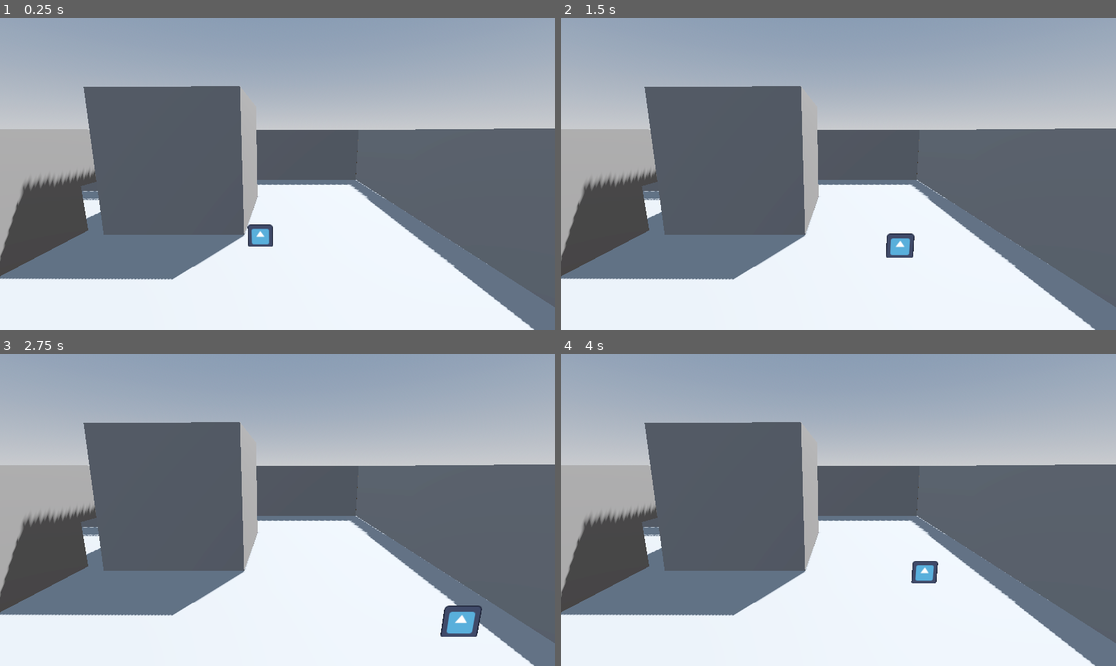
Above: before the commit, frames 1-4 (two rows, left to right).
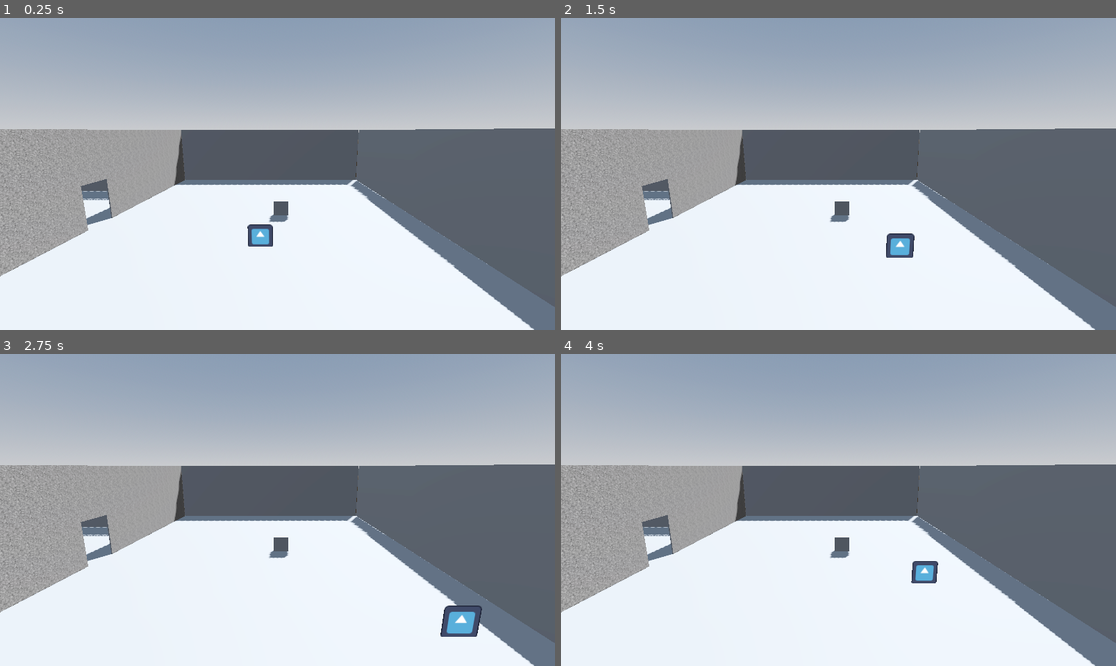
Above: after the commit, the same moments.

Repository: tetenc555/Game-GGJ26
Game: Godot game, scene res://Scenes/Mapa/node_3d.tscn
Two runs of this game, one before a commit and one after it. Both use one fixed random seed, a clock stepped at 60 frames per second and the inputs below. The engine's default icon, where the game draws it, is replaced by a stand-in: a white triangle on a blue panel in a dark square.
Inputs:
- Up to frame 1 (0.25 s): no input
- Up to frame 2 (1.5 s): tap Enter at 0.5 s; hold Right (ui_right) 0.53-1.28 s; hold Down (ui_down) from 1.28 s (still down)
- Up to frame 3 (2.75 s): release Down (ui_down) at 2.03 s; hold Right (ui_right) from 2.03 s (still down)
- Up to frame 4 (4 s): release Right (ui_right) at 2.78 s; hold Up (ui_up) 2.78-3.53 s; hold Left (ui_left) from 3.53 s (still down)

The runs differ from the first frame. In frame 1, 20% of the frame differs, in the area x 0-100%, y 21-93%; in frame 2, 20%; in frame 3, 20%; in frame 4, 20%.

Commit message:
conexao dialogo tipo

Diff:
--- a/Scenes/DialogBox/DialogBox.tscn
+++ b/Scenes/DialogBox/DialogBox.tscn
@@ -26,6 +26,5 @@
 vertical_alignment = 1
 
 [node name="LetterDisplayTimer" type="Timer" parent="." unique_id=742078548]
-one_shot = true
 
 [connection signal="timeout" from="LetterDisplayTimer" to="." method="_on_letter_display_timer_timeout"]
--- /dev/null
+++ b/Scenes/DialogBox/InteractionManager/InteractionManager.tscn
@@ -0,0 +1,6 @@
+[gd_scene format=3 uid="uid://b22ydtep7r0jo"]
+
+[ext_resource type="Script" uid="uid://7gkpd48ei4ep" path="res://Scenes/DialogBox/InteractionManager/interactions_manager.gd" id="1_5lnhj"]
+
+[node name="InteractionManager" type="Node" unique_id=288299988]
+script = ExtResource("1_5lnhj")
--- a/Scenes/Mapa/interactions_manager.gd
+++ b/Scenes/DialogBox/InteractionManager/interactions_manager.gd
@@ -1,16 +1,14 @@
 extends Node
 
 
-var dialogs = {
-	"abajur" = [
-		"sexo",
-		"sexo2"
-	],
+var dialogs: Dictionary  = {
+	"abajur" : PackedStringArray(["sexoooooooooooooo oooooooo", "sexo2","sexo3"]),
 }
 
 func start_dialog_from_object(object_name: String, world_position: Vector2):
+	if DialogManager.is_dialog_active:
+		return
 	if not dialogs.has(object_name):
-		print("Dialogo nao encontrado para:", object_name)
 		return
 	var lines = dialogs[object_name]
 	DialogManager.start_dialog(world_position, lines)
--- a/Scenes/DialogBox/dialog_manager.gd
+++ b/Scenes/DialogBox/dialog_manager.gd
@@ -8,46 +8,53 @@
 
 var text_box
 var text_box_position: Vector2
-var is_dialog_active = true
+var is_dialog_active = false
 var can_advance_line = false
 
 func start_dialog(position: Vector2, lines: Array[String]):
 	if is_dialog_active:
 		return
-
 	dialog_lines = lines
 	text_box_position = position
 	_show_text_box()
 	is_dialog_active = true
+	if(current_line_index+1 < lines.size()):
+		can_advance_line=true
 
 func _show_text_box():
+	if text_box != null:
+		text_box.queue_free()
 	text_box = text_box_scene.instantiate()
-	text_box.finished_displaying.connect(_on_text_box_finished_displaying)
-	get_tree().root.add_Child(text_box)
+	text_box.finishedDisplaying.connect(_on_text_box_finished_displaying)
+	get_tree().root.add_child(text_box)
 	text_box.global_position = text_box_position
 	text_box.display_text(dialog_lines[current_line_index])
-	can_advance_line=false
+	can_advance_line= false
 
 func _on_text_box_finished_displaying():
 	can_advance_line = true
 
 func _unhandled_input(event):
-	if(
-		event.is_action_pressed("ui_close_dialog") &&
-		is_dialog_active &&
-		can_advance_line
-	):
+	if not event.is_action_pressed("ui_close_dialog"):
+		return
+	if not is_dialog_active:
+		return
+
+	if text_box.is_typing:
+		text_box.finish_instantly()
+		return
+
+	current_line_index += 1
+	if current_line_index >= dialog_lines.size():
 		text_box.queue_free()
-		current_line_index +=1
-		if current_line_index >= dialog_lines.size():
-			is_dialog_active = false
-			current_line_index = 0
-			return
+		text_box = null
+		is_dialog_active = false
+		current_line_index = 0
+		return
 
-		_show_text_box()
+	_show_text_box()
 
-var dialog_box
+
 
 func _ready():
-	# ajuste o caminho se precisar
-	dialog_box = get_tree().get_first_node_in_group("dialog_box")
+	var dialog_box = get_tree().get_first_node_in_group("dialog_box")
--- a/Scenes/DialogBox/dialogbox.gd
+++ b/Scenes/DialogBox/dialogbox.gd
@@ -3,52 +3,60 @@
 @onready var label = $MarginContainer/Label
 @onready var timer = $LetterDisplayTimer
 
+signal finishedDisplaying
+
 const MAX_WIDTH = 256
 
-var text = ""
-var letter_index = 0
+var text := ""
+var letter_index := 0
+var is_typing := false
 
-var letter_time = 0.03
-var space_time = 0.06
-var punctuation_time = 0.2
+var letter_time := 0.03
+var space_time := 0.01
+var punctuation_time := 0.08
 
-signal finishedDisplaying()
 
-func display_text(text_to_display: String):
-	text = text_to_display
-	label.text=text_to_display
+func _ready():
+	timer.timeout.connect(_on_timer_timeout)
 
-	await resized
+
+func display_text(t: String):
+	text = t
+	label.text = ""
+	letter_index = 0
+	is_typing = true
+
+	await get_tree().process_frame  # garante layout
 	custom_minimum_size.x = min(size.x, MAX_WIDTH)
-	if size.x > MAX_WIDTH:
-		label.autowrap_mode = TextServer.AUTOWRAP_WORD
-		await resized # x
-		await resized # y
-		custom_minimum_size.y = size.y
 
-	global_position.x -= size.x/2
-	global_position.y -= size.y + 24
-
-	label.text = ""
 	_display_letter()
 
+
 func _display_letter():
-	label.text += text[letter_index]
 	if letter_index >= text.length():
+		is_typing = false
 		finishedDisplaying.emit()
 		return
 
-	match text[letter_index]:
-		"!", ".",",", "?":
+	label.text += text[letter_index]
+	var c = text[letter_index]
+	letter_index += 1
+
+	match c:
+		"!", ".", ",", "?":
 			timer.start(punctuation_time)
 		" ":
-			timer.star(space_time)
+			timer.start(space_time)
 		_:
 			timer.start(letter_time)
 
 
-func _on_letter_display_timer_timeout() -> void:
+func _on_timer_timeout():
 	_display_letter()
 
-func _ready():
-	add_to_group("dialog_box")
+func finish_instantly():
+	timer.stop()
+	label.text = text
+	letter_index = text.length()
+	is_typing = false
+	finishedDisplaying.emit()
--- /dev/null
+++ b/Scenes/Mapa/mapa.gd
@@ -0,0 +1,22 @@
+extends Node3D
+
+var id: String = ""
+var playerPodeInteragir: bool = false
+
+func _on_area_3d_body_entered(body: Node3D) -> void:
+	if (body.is_in_group("player")):
+		id = "abajur"
+		playerPodeInteragir= true
+
+
+func _on_area_3d_body_exited(body: Node3D) -> void:
+	if (body.is_in_group("player")):
+		id = ""
+		playerPodeInteragir= false
+
+func _process(delta):
+	if playerPodeInteragir and Input.is_action_pressed("ui_close_dialog"):
+		var screen_size = get_viewport().get_visible_rect().size
+		var posicao_dialogo = Vector2(screen_size.x / 2, screen_size.y - 100)
+		InteractionManager.start_dialog_from_object(id,posicao_dialogo)
+		playerPodeInteragir= false
--- a/Scenes/Mapa/node_3d.tscn
+++ b/Scenes/Mapa/node_3d.tscn
@@ -1,5 +1,6 @@
 [gd_scene format=3 uid="uid://dp6o15xpe0646"]
 
+[ext_resource type="Script" uid="uid://0xfv4oqy028d" path="res://Scenes/Mapa/mapa.gd" id="1_6d1t3"]
 [ext_resource type="PackedScene" uid="uid://db1dqsavnoda7" path="res://Scenes/Personagem/Personagem.tscn" id="1_7q7q3"]
 
 [sub_resource type="ProceduralSkyMaterial" id="ProceduralSkyMaterial_33f23"]
@@ -15,13 +16,31 @@
 tonemap_mode = 2
 glow_enabled = true
 
-[sub_resource type="BoxShape3D" id="BoxShape3D_6d1t3"]
-size = Vector3(8, 8, 8)
+[sub_resource type="FastNoiseLite" id="FastNoiseLite_33f23"]
+noise_type = 5
+frequency = 0.1635
 
-[sub_resource type="BoxMesh" id="BoxMesh_33f23"]
-size = Vector3(8, 8, 8)
+[sub_resource type="NoiseTexture2D" id="NoiseTexture2D_6d1t3"]
+noise = SubResource("FastNoiseLite_33f23")
+seamless = true
+
+[sub_resource type="StandardMaterial3D" id="StandardMaterial3D_6wwey"]
+albedo_texture = SubResource("NoiseTexture2D_6d1t3")
+normal_enabled = true
+uv1_triplanar = true
+
+[sub_resource type="StandardMaterial3D" id="StandardMaterial3D_oq3mb"]
+albedo_color = Color(0.22205421, 0.11881498, 0.038192652, 1)
+
+[sub_resource type="BoxShape3D" id="BoxShape3D_ouqb2"]
+
+[sub_resource type="BoxMesh" id="BoxMesh_xk6e0"]
+
+[sub_resource type="BoxShape3D" id="BoxShape3D_y6655"]
+size = Vector3(1.5, 1.5, 1.5)
 
 [node name="Node3D" type="Node3D" unique_id=1740440265]
+script = ExtResource("1_6d1t3")
 
 [node name="WorldEnvironment" type="WorldEnvironment" parent="." unique_id=1223002260]
 environment = SubResource("Environment_6wwey")
@@ -38,7 +57,7 @@
 transform = Transform3D(1, 0, 0, 0, 1, 0, 0, 0, 1, -1.0798061, 1.3683846, 0.20596409)
 
 [node name="C-S" type="CSGBox3D" parent="." unique_id=662865334]
-transform = Transform3D(1, 0, 0, 0, 1, 0, 0, 0, 1, -1.2093658, 0, 3.797699)
+transform = Transform3D(1, 0, 0, 0, 1, 0, 0, 0, 1, -1.2417564, 0, 3.8038483)
 use_collision = true
 size = Vector3(20.916351, 1, 40.050354)
 
@@ -52,7 +71,7 @@
 size = Vector3(9.880615, 1, 12.884079)
 
 [node name="P-S-E" type="CSGBox3D" parent="." unique_id=999183506]
-transform = Transform3D(1, 0, 0, 0, 1, 0, 0, 0, 1, 9.207278, 3.212112, 3.801197)
+transform = Transform3D(1, 0, 0, 0, 1, 0, 0, 0, 1, 9.210637, 3.212112, 3.846405)
 size = Vector3(0.068847656, 6.4263306, 39.964233)
 
 [node name="P-S-W" type="CSGBox3D" parent="." unique_id=1479889664]
@@ -60,10 +79,12 @@
 use_collision = true
 collision_layer = 3
 size = Vector3(0.068847656, 6.4263306, 39.964233)
+material = SubResource("StandardMaterial3D_6wwey")
 
 [node name="CSGBox3D" type="CSGBox3D" parent="P-S-W" unique_id=1232342871]
 transform = Transform3D(1, 0, 0, 0, 1, 0, 0, 0, 1, 0, -1.3743935, 10.741316)
 size = Vector3(1, 2.7645264, 2.0146484)
+material = SubResource("StandardMaterial3D_oq3mb")
 
 [node name="CSGBox3D2" type="CSGBox3D" parent="P-S-W" unique_id=33403756]
 transform = Transform3D(1, 0, 0, 0, 1, 0, 0, 0, 1, 0, -1.4005766, -6.541526)
@@ -103,14 +124,22 @@
 transform = Transform3D(1, 0, 0, 0, 1, 0, 0, 0, 1, -27.695524, 3.2601848, -2.6032581)
 size = Vector3(0.073207855, 6.4263306, 16.447395)
 
-[node name="interacao" type="StaticBody3D" parent="." unique_id=1353352481]
-transform = Transform3D(1, 0, 0, 0, 1, 0, 0, 0, 1, 6.1983356, -1.1076565, 15.035214)
+[node name="StaticBody3D2" type="StaticBody3D" parent="." unique_id=1748906648]
+transform = Transform3D(1, 0, 0, 0, 1, 0, 0, 0, 1, 0, 0.71682477, -4.038749)
 
-[node name="CollisionShape3D" type="CollisionShape3D" parent="interacao" unique_id=1090418100]
-transform = Transform3D(1, 0, 0, 0, 1, 0, 0, 0, 1, -12.2026005, 5.642267, -20.076195)
-shape = SubResource("BoxShape3D_6d1t3")
-debug_color = Color(0.9050437, 0.00014054179, 0.749598, 0.41960785)
+[node name="CollisionShape3D" type="CollisionShape3D" parent="StaticBody3D2" unique_id=153264710]
+transform = Transform3D(1, 0, 0, 0, 1, 0, 0, 0, 1, 0, 0.5179682, 0)
+shape = SubResource("BoxShape3D_ouqb2")
 
-[node name="MeshInstance3D" type="MeshInstance3D" parent="interacao" unique_id=398746711]
-transform = Transform3D(1, 0, 0, 0, 0.99975973, 0.021919578, 0, -0.021919578, 0.99975973, -12.300042, 5.615694, -20.0952)
-mesh = SubResource("BoxMesh_33f23")
+[node name="MeshInstance3D" type="MeshInstance3D" parent="StaticBody3D2" unique_id=1393819875]
+transform = Transform3D(1, 0, 0, 0, 1, 0, 0, 0, 1, 0, 0.5420704, 0)
+mesh = SubResource("BoxMesh_xk6e0")
+
+[node name="Area3D" type="Area3D" parent="StaticBody3D2" unique_id=540166734]
+
+[node name="CollisionShape3D" type="CollisionShape3D" parent="StaticBody3D2/Area3D" unique_id=1734338521]
+transform = Transform3D(1, 0, 0, 0, 1, 0, 0, 0, 1, 0, 0.48781872, 0)
+shape = SubResource("BoxShape3D_y6655")
+
+[connection signal="body_entered" from="StaticBody3D2/Area3D" to="." method="_on_area_3d_body_entered"]
+[connection signal="body_exited" from="StaticBody3D2/Area3D" to="." method="_on_area_3d_body_exited"]
--- a/Scenes/Personagem/Personagem.tscn
+++ b/Scenes/Personagem/Personagem.tscn
@@ -1,7 +1,7 @@
 [gd_scene format=3 uid="uid://db1dqsavnoda7"]
 
 [ext_resource type="Texture2D" uid="uid://4y40e1ouxtbf" path="res://icon.svg" id="1_c25xg"]
-[ext_resource type="Script" uid="uid://mo7u5ye3oolp" path="res://Scenes/personagem.gd" id="1_sovmv"]
+[ext_resource type="Script" uid="uid://mo7u5ye3oolp" path="res://Scenes/Personagem/personagem.gd" id="1_sovmv"]
 
 [sub_resource type="SpriteFrames" id="SpriteFrames_sovmv"]
 animations = [{
--- a/Scenes/Personagem/personagem.gd
+++ b/Scenes/Personagem/personagem.gd
@@ -4,11 +4,14 @@
 const SPEED = 5.0
 const JUMP_VELOCITY = 4.5
 
+func _ready() -> void:
+	add_to_group("player")
 
 func _physics_process(delta: float) -> void:
 	# Add the gravity.
 	if not is_on_floor():
 		velocity += get_gravity() * delta
+
 
 	# Get the input direction and handle the movement/deceleration.
 	# As good practice, you should replace UI actions with custom gameplay actions.
--- a/project.godot
+++ b/project.godot
@@ -18,6 +18,7 @@
 [autoload]
 
 DialogManager="*uid://c7dxodymsa3vx"
+InteractionManager="*uid://b22ydtep7r0jo"
 
 [input]
 
Binary file added: Assets/textura_parede.jpg
Not shown, added: Assets/textura_parede.jpg.import
Renamed: Scenes/Mapa/interactions_manager.gd.uid -> Scenes/DialogBox/InteractionManager/interactions_manager.gd.uid
Not shown, added: Scenes/Mapa/mapa.gd.uid
